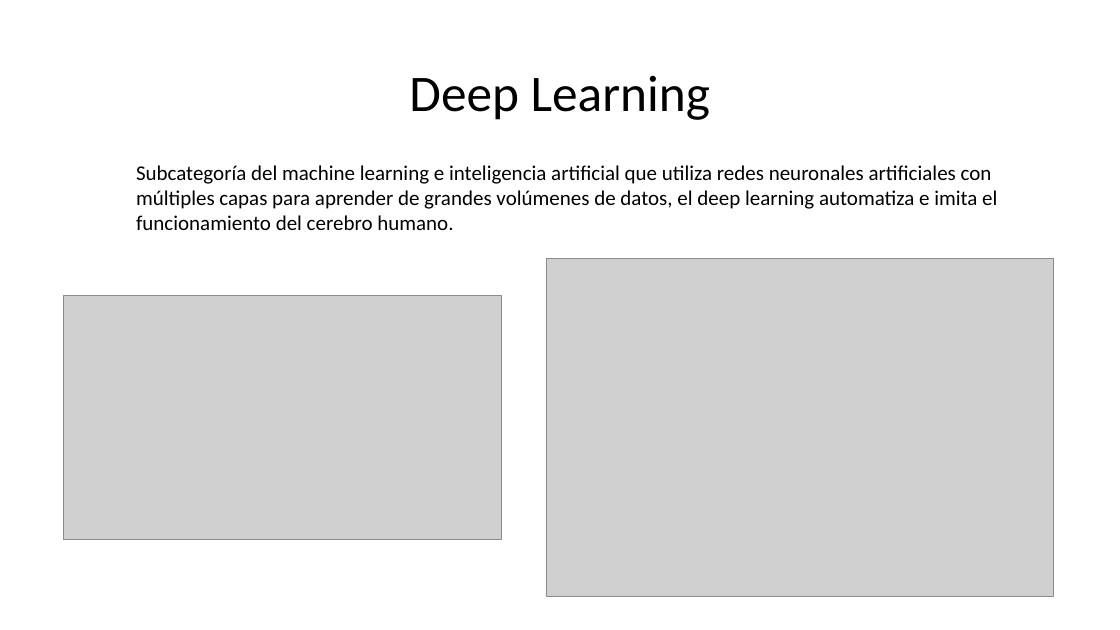
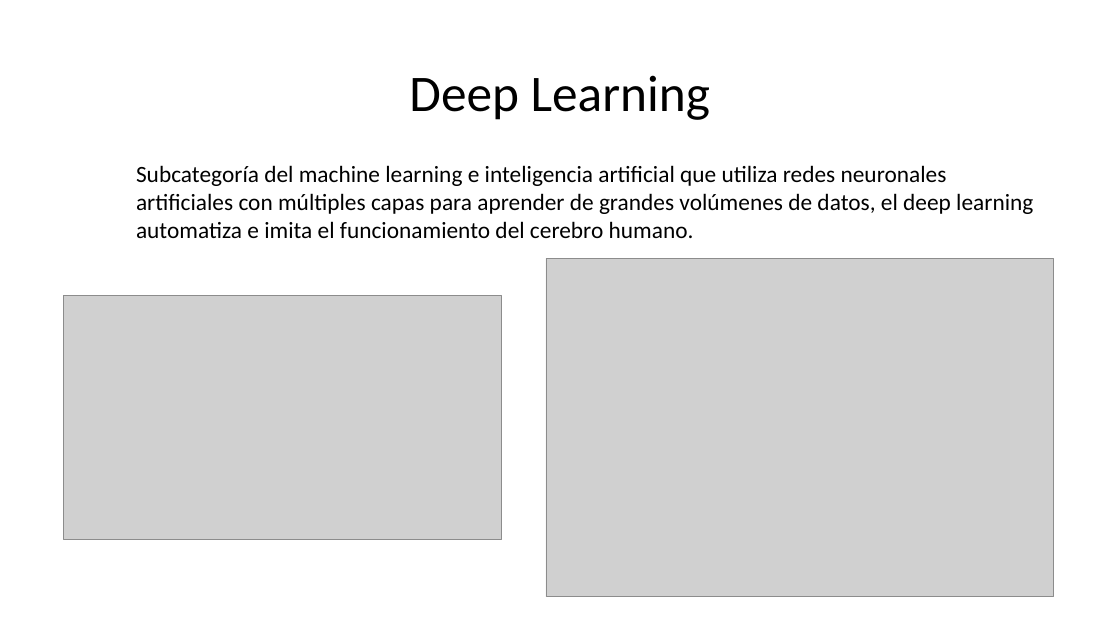
Before and after one commit to Leonardogamu/sesiones, a slide deck: slide 8 of Machine & Deep Learning.pptx (slide 5 before the commit). Drawn at 1120x630 pixels with LibreOffice and Linux fonts; fonts in the diff are those of the drawing; grey boxes stand for pictures. Boxes give left, top, right and bottom in pixels: in the first picture for what was removed or moved away, otherwise in the second. Text is boxed around its words. In the diff, an @@ line names an element or a change of style, - is before the commit and + after.

```diff
--- a/Machine & Deep Learning.pptx
+++ b/Machine & Deep Learning.pptx
@@ text "Subcategoría del machine learning e ..." at box(136, 165, 1033, 238): size 18 to 20 pt @@
```
Also in this commit, not shown: 3 slides added.
